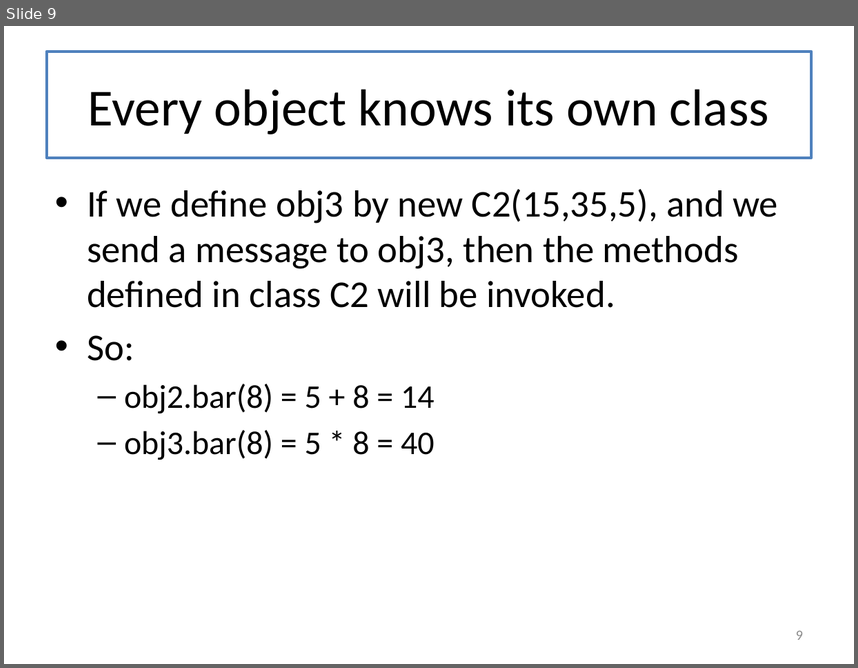
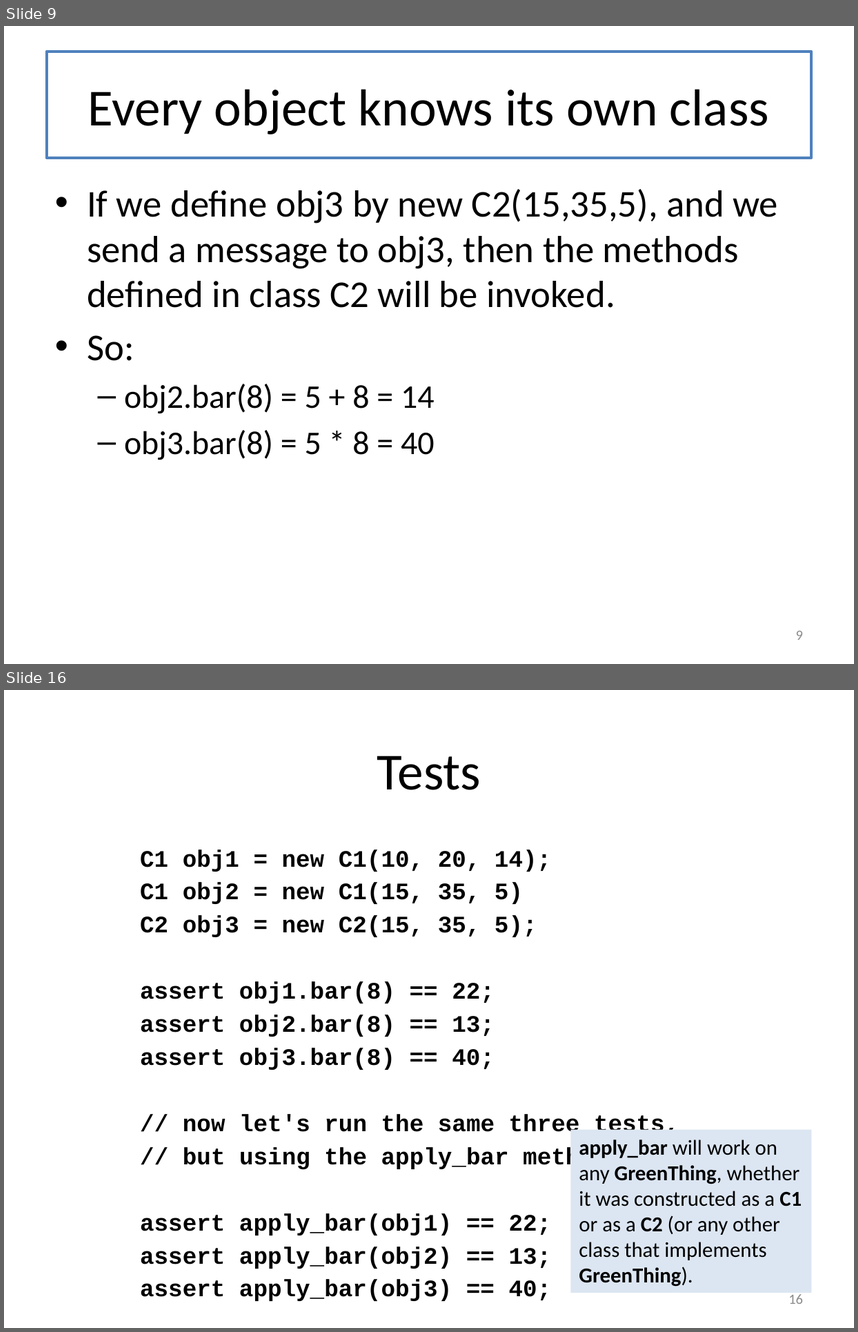
Before and after one commit to mwand/cs5010f17, a slide deck: Slides/Lesson 5.4 Doing It In Java.pptx. Shown one above the other, each under a label of ours: slide 9 before the commit, slides 9 and 16 after it; the slides between them are not shown. The pictures are 858x668 and 858x1332 pixels, drawn with LibreOffice and Linux fonts; fonts in the diff are those of the drawing. Boxes give left, top, right and bottom in pixels: in the first picture for what was removed or moved away, otherwise in the second. Text is boxed around its words. In the diff, an @@ line names an element or a change of style, - is before the commit and + after.

```diff
--- a/Slides/Lesson 5.4 Doing It In Java.pptx
+++ b/Slides/Lesson 5.4 Doing It In Java.pptx
@@ slide 16 added at [4,690,854,1328], background #FFFFFF @@
@@ title added at [47,716,811,822], fill #FFFFFF, outline #4F81BD 2 pt, 44 pt, text #000000 @@
+Tests
@@ text added at [140,849,679,1268], 20 pt, text #000000, bold @@
+C1 obj1 = new C1(10, 20, 14);
+C1 obj2 = new C1(15, 35, 5)
+C2 obj3 = new C2(15, 35, 5);
+assert obj1.bar(8) == 22;
+assert obj2.bar(8) == 13;
+assert obj3.bar(8) == 40;
+// now let's run the same three tests,
+// but using the apply_bar method
+assert apply_bar(obj1) == 22;
+assert apply_bar(obj2) == 13;
+assert apply_bar(obj3) == 40;
@@ rectangle added at [571,1130,811,1292], fill #DCE6F2, 18 pt, text #000000 @@
+apply_bar will work on any GreenThing, whether it was constructed as a C1 or as a C2 (or any other class that implements GreenThing).
@@ page number added at [789,1294,803,1303], 12 pt, text #8C8C8C @@
+16
```
Also in this commit, not shown: 6 slides changed, 11 other slides added, 7 other files.
